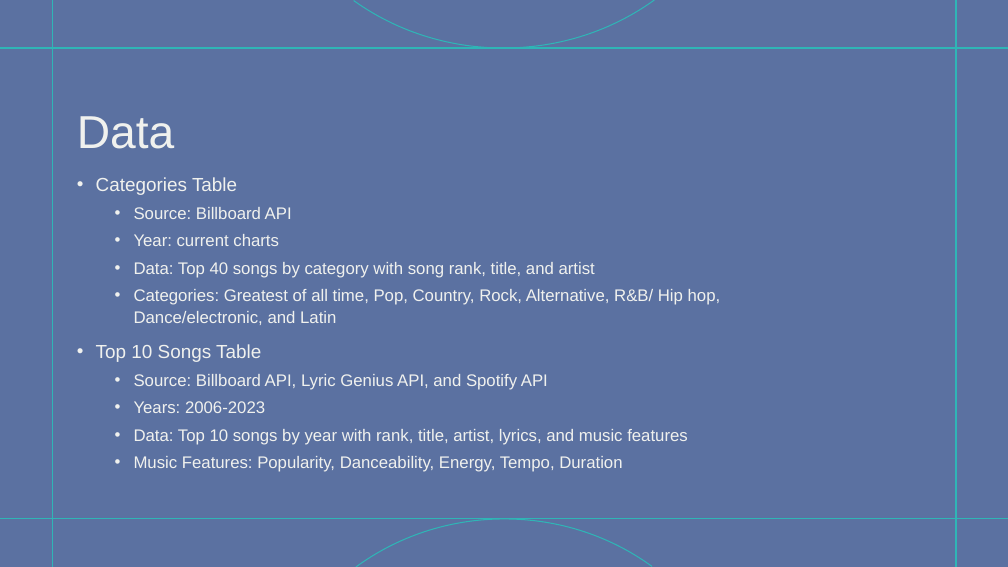
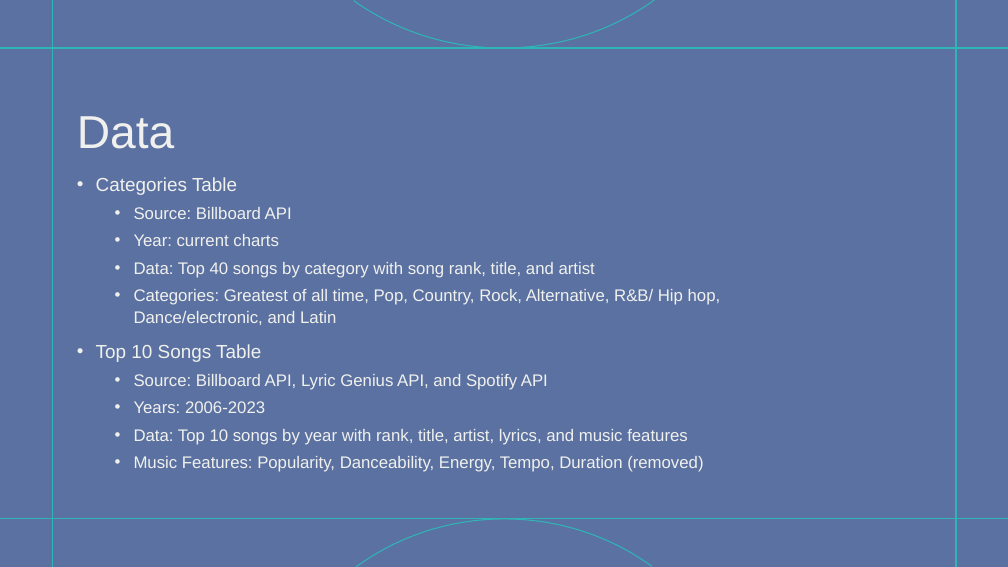
Before and after one commit to simonmurray25/spotify-project, a slide deck: slide 3 of Spotify Project.pptx. Drawn at 1008x567 pixels with LibreOffice and Linux fonts; fonts in the diff are those of the drawing. Boxes give left, top, right and bottom in pixels: in the first picture for what was removed or moved away, otherwise in the second. Text is boxed around its words. In the diff, an @@ line names an element or a change of style, - is before the commit and + after.

Commit message:
updating the powerpoint

```diff
--- a/Spotify Project.pptx
+++ b/Spotify Project.pptx
@@ text at (134,456,703,472): text changed @@
-  • Music Features: Popularity, Danceability, Energy, Tempo, Duration
+  • Music Features: Popularity, Danceability, Energy, Tempo, Duration (removed)
```
Also in this commit, not shown: 3 other slides changed.
